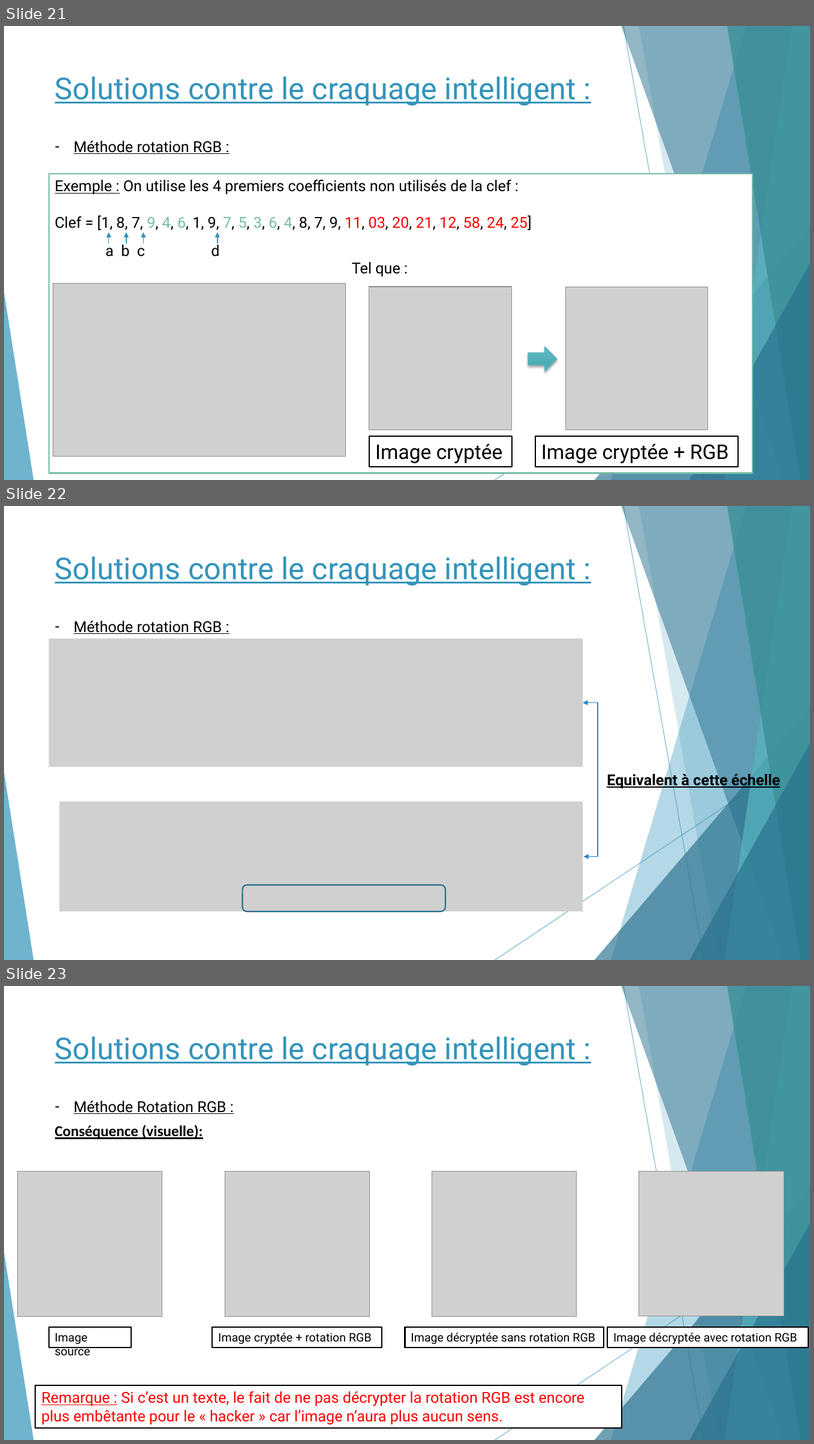
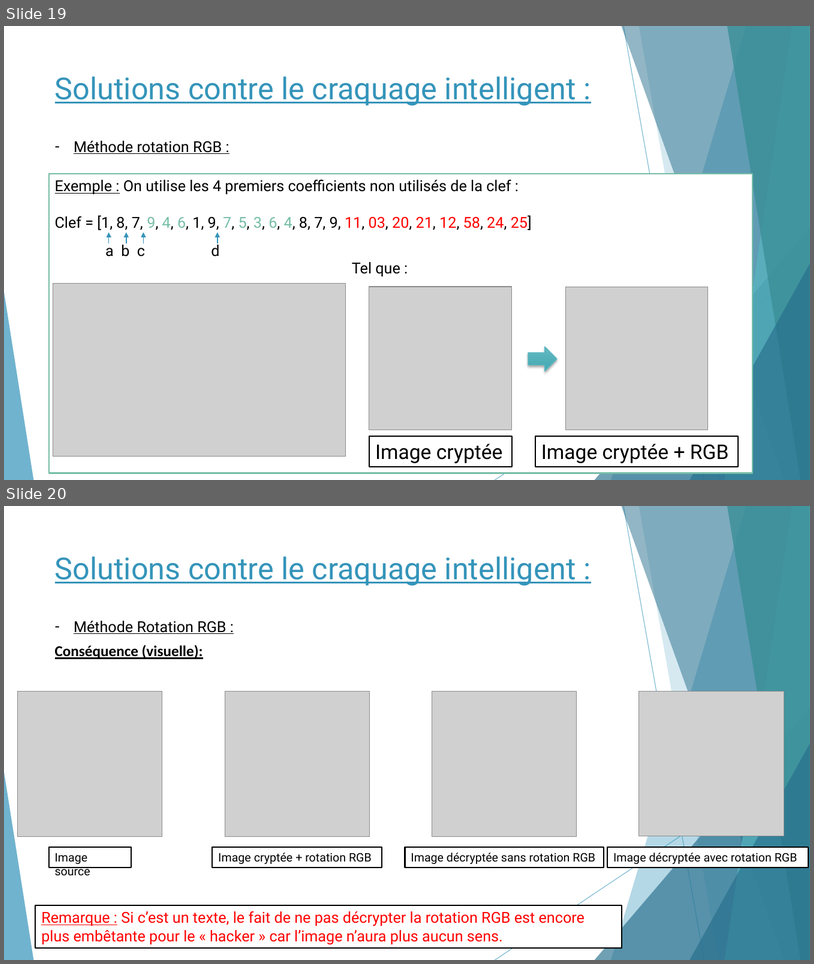
Before and after one commit to romainpasquier/Cryptage-Decryptage-d-images, a slide deck: TIPE/Dossier/TIPE Power point.pptx. Shown one above the other, each under a label of ours: slides 21, 22 and 23 before the commit, slides 19 and 20 after it. The pictures are 814x1444 and 814x964 pixels, drawn with LibreOffice and Linux fonts; fonts in the diff are those of the drawing; grey boxes stand for pictures. Boxes give left, top, right and bottom in pixels: in the first picture for what was removed or moved away, otherwise in the second. Text is boxed around its words. In the diff, an @@ line names an element or a change of style, - is before the commit and + after.

```diff
--- a/TIPE/Dossier/TIPE Power point.pptx
+++ b/TIPE/Dossier/TIPE Power point.pptx
@@ slide 22 removed at [4, 506, 810, 960], background #FFFFFF; not listed: 10 template elements that a slide beside it also shows @@
@@ title removed at [55, 556, 576, 586] @@
-Solutions contre le craquage intelligent :
@@ rectangle removed at [49, 614, 474, 639] @@
-– Méthode rotation RGB :
@@ picture removed at [49, 639, 583, 767] @@
@@ elbow double arrow removed from (583, 703) to (584, 856) @@
@@ text removed at [607, 771, 780, 789] @@
-Equivalent à cette échelle
@@ picture removed at [60, 801, 584, 912] @@
@@ rounded rectangle removed at [242, 885, 446, 912] @@
@@ what was slide 21 is now slide 19 @@
@@ what was slide 23 is now slide 20 @@
```
Also in this commit, not shown: 6 slides changed, 1 slide added, 2 other slides removed.
